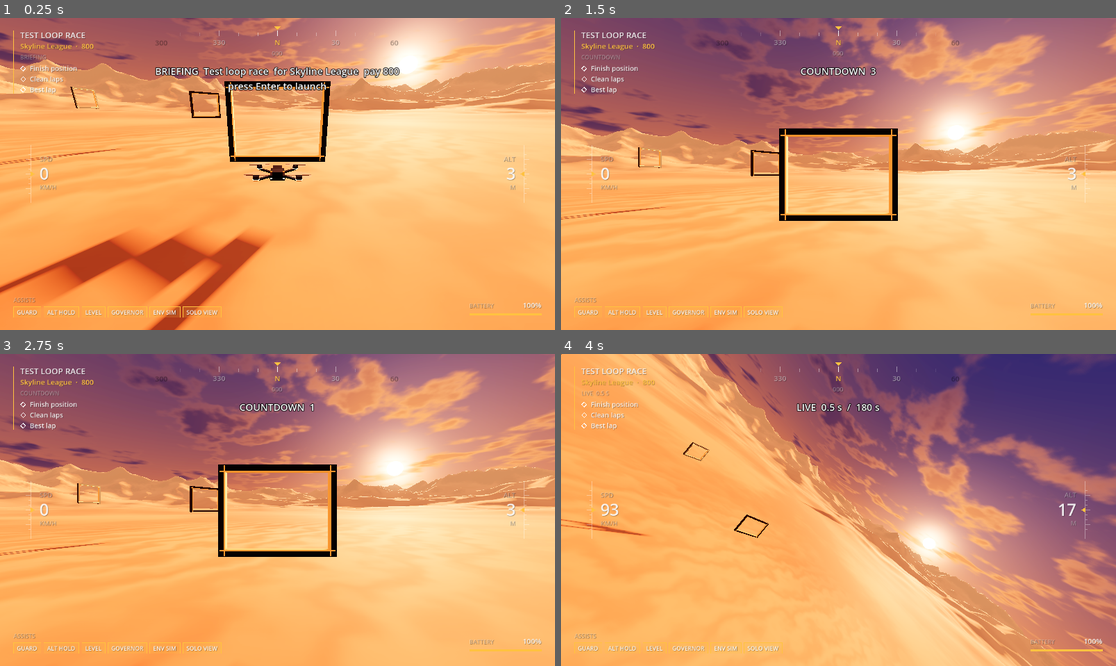
Above: before the commit, frames 1-4 (two rows, left to right).
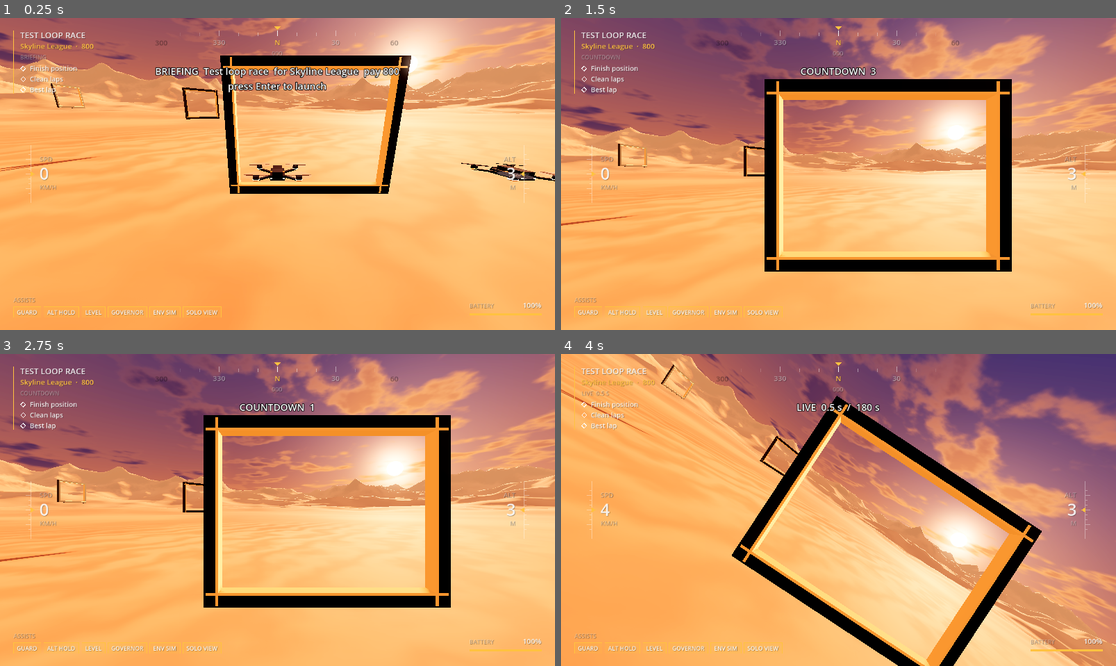
Above: after the commit, the same moments.

Repository: avdrav1/drone-sports
Game: Godot game, scene res://scenes/jobs/test_race.tscn
Same seed, same stepped clock (60 frames per second), same inputs: the game is played once before the commit and once after it. This scene is started directly instead of the project's main scene.
Inputs (mouse positions are in pixels of both pictures, inside the frame that each line leads up to):
- Up to frame 1 (0.25 s): no input
- Up to frame 2 (1.5 s): tap Enter (ui_accept) at 0.5, 0.77 s; move the mouse to (960, 158) at 0.52 s; hold Right (roll_right) 0.53-1.25 s; hold C (cycle_camera) 0.53-1.25 s; click (960, 158) at 0.67 s; tap R (reset_drone) at 1.25 s; drag from (727, 189) to (810, 236) at 1.27 s
- Up to frame 3 (2.75 s): tap K (start_race_job) at 2 s; move the mouse to (333, 441) at 2.02 s; hold Right (roll_right) from 2.03 s (still down); hold J (start_sample_job) from 2.03 s (still down)
- Up to frame 4 (4 s): release Right (roll_right) at 2.75 s; release J (start_sample_job) at 2.75 s; drag from (810, 572) to (672, 463) at 2.77 s; tap Enter (ui_accept) at 3.5, 3.77 s; move the mouse to (1005, 556) at 3.52 s; hold Left (roll_left) from 3.53 s (still down); hold K (start_race_job) from 3.53 s (still down)

The runs differ from the first frame. In frame 1, 14% of the frame differs, in the area x 0-100%, y 12-100%; in frame 2, 13%; in frame 3, 13%; in frame 4, 41%, in the area x 0-100%, y 0-100%.

Commit message:
Story 3.3: AI racers
AiPilot flies the course through the same Intent and Act 1 assists as the
player: seeded pace, lanes, avoidance, an aim clamped into the next gate,
a small per-gate clip chance, and a back-off when stuck.

Fixes a flight-model bug found here: a frozen Drone kept queuing forces,
which all fired on unfreeze (26 m/s launch after a 3 s countdown).

Co-Authored-By: Claude Opus 5.5 <noreply@anthropic.com>

Diff:
--- a/scenes/jobs/test_race.tscn
+++ b/scenes/jobs/test_race.tscn
@@ -15,6 +15,7 @@
 [ext_resource type="Script" path="res://scripts/jobs/objectives/clean_lap.gd" id="13_clean"]
 [ext_resource type="Script" path="res://scripts/jobs/objectives/best_split.gd" id="14_split"]
 [ext_resource type="Script" path="res://scripts/race/race.gd" id="15_race"]
+[ext_resource type="Script" path="res://scripts/race/ai_pilot.gd" id="16_ai"]
 
 [node name="TestRace" type="Node3D"]
 
@@ -27,11 +28,41 @@
 data = ExtResource("4_loop")
 
 [node name="Drone" parent="." node_paths=PackedStringArray("intent_source") instance=ExtResource("5_drone")]
-transform = Transform3D(1, 0, 0, 0, 1, 0, 0, 0, 1, 0, 3, -32)
+transform = Transform3D(1, 0, 0, 0, 1, 0, 0, 0, 1, -0.9, 3, -36)
 intent_source = NodePath("PilotInput")
 
 [node name="PilotInput" type="Node" parent="Drone"]
 script = ExtResource("6_input")
+
+[node name="Opponent1" parent="." node_paths=PackedStringArray("intent_source") instance=ExtResource("5_drone")]
+transform = Transform3D(1, 0, 0, 0, 1, 0, 0, 0, 1, -1.4, 3, -33)
+intent_source = NodePath("AiPilot")
+
+[node name="AiPilot" type="Node" parent="Opponent1" node_paths=PackedStringArray("course")]
+script = ExtResource("16_ai")
+course = NodePath("../../Course")
+seed = 11
+lane = -1.0
+
+[node name="Opponent2" parent="." node_paths=PackedStringArray("intent_source") instance=ExtResource("5_drone")]
+transform = Transform3D(1, 0, 0, 0, 1, 0, 0, 0, 1, 0.9, 3, -36)
+intent_source = NodePath("AiPilot")
+
+[node name="AiPilot" type="Node" parent="Opponent2" node_paths=PackedStringArray("course")]
+script = ExtResource("16_ai")
+course = NodePath("../../Course")
+seed = 12
+lane = 1.0
+
+[node name="Opponent3" parent="." node_paths=PackedStringArray("intent_source") instance=ExtResource("5_drone")]
+transform = Transform3D(1, 0, 0, 0, 1, 0, 0, 0, 1, 0.6, 3, -33)
+intent_source = NodePath("AiPilot")
+
+[node name="AiPilot" type="Node" parent="Opponent3" node_paths=PackedStringArray("course")]
+script = ExtResource("16_ai")
+course = NodePath("../../Course")
+seed = 13
+lane = 0.0
 
 [node name="CameraRig" parent="." node_paths=PackedStringArray("target") instance=ExtResource("7_rig")]
 target = NodePath("../Drone")
@@ -89,7 +120,8 @@
 course = NodePath("../../Course")
 label = "Best lap"
 
-[node name="Race" type="Node" parent="." node_paths=PackedStringArray("runner", "course")]
+[node name="Race" type="Node" parent="." node_paths=PackedStringArray("runner", "course", "opponents")]
 script = ExtResource("15_race")
 runner = NodePath("../JobRunner")
 course = NodePath("../Course")
+opponents = [NodePath("../Opponent1"), NodePath("../Opponent2"), NodePath("../Opponent3")]
--- a/scripts/drone/drone.gd
+++ b/scripts/drone/drone.gd
@@ -112,6 +112,9 @@
 		motor_thrusts = Mixer.mix(intent, max_thrust)
 	_time += delta
 	_drain_battery(delta)
+	# A frozen body keeps forces queued while frozen and releases them all on unfreeze.
+	if freeze:
+		return
 	var basis := global_transform.basis
 	var up := basis.y
 	var yaw := 0.0
--- /dev/null
+++ b/scripts/race/ai_pilot.gd
@@ -0,0 +1,165 @@
+class_name AiPilot
+extends IntentSource
+# Flies a Course like a player would: through the same Intent and assists.
+# Expects angle mode (auto-level) and altitude hold on, as in Act 1.
+# Follows a closed spline through the gate centres, aiming a little ahead.
+# Seeded: the same seed flies the same race.
+
+@export var course: Course
+@export var seed := 1
+## Cruise speed, m/s. Each racer flies a seeded fraction of it.
+@export var cruise_speed := 10.0
+## Slowest seeded pace as a fraction of cruise.
+@export var min_pace := 0.97
+## Slow wobble on speed, as a fraction.
+@export var speed_noise := 0.03
+## Chance per gate of lining up near the edge and clipping the frame.
+@export var clip_chance := 0.05
+@export var lookahead := 4.0
+## Sideways offset from the racing line, m. Keeps racers out of each other's wake.
+@export var lane := 0.0
+## Racers closer than this ahead on our line are steered around, m.
+@export var avoid_distance := 6.0
+## Below this speed for stuck_time seconds, back off and climb before carrying on.
+@export var stuck_speed := 1.0
+@export var stuck_time := 1.0
+## How long a recovery lasts, s.
+@export var recover_time := 1.0
+
+## Matches AutoLevel.max_angle: stick 1 asks for this tilt.
+const STICK_ANGLE := deg_to_rad(35.0)
+## Matches AltitudeHold.climb_rate: stick 1 asks for this climb.
+const STICK_CLIMB := 4.0
+
+var drone: Drone
+var curve := Curve3D.new()
+var pace := 1.0
+var rng := RandomNumberGenerator.new()
+var _time := 0.0
+var _phase := 0.0
+## Lateral offset (m, along the gate's x) chosen for each gate on approach.
+var _gate_offset := {}
+var _aimed_gate := -1
+var _slow_for := 0.0
+var _recover_left := 0.0
+
+func _ready() -> void:
+	drone = get_parent() as Drone
+	rng.seed = seed
+	pace = rng.randf_range(min_pace, 1.0)
+	_phase = rng.randf() * TAU
+	if course:
+		_build_curve.call_deferred()
+
+func _build_curve() -> void:
+	curve.clear_points()
+	for g in course.gates + [course.gates[0]]:
+		var fwd: Vector3 = -g.global_transform.basis.z * 6.0
+		curve.add_point(g.global_position, -fwd, fwd)
+
+func reset() -> void:
+	_gate_offset.clear()
+	_aimed_gate = -1
+	_slow_for = 0.0
+	_recover_left = 0.0
+
+func read_intent() -> Intent:
+	var intent := Intent.new()
+	if drone == null or curve.point_count < 2:
+		return intent
+	var dt := 1.0 / Engine.physics_ticks_per_second
+	_time += dt
+	var pos := drone.global_position
+	var length := curve.get_baked_length()
+	var at := curve.get_closest_offset(pos)
+	var speed := cruise_speed * pace * (1.0 + speed_noise * sin(_time * 0.7 + _phase))
+	var ahead := fmod(at + lookahead + speed * 0.3, length)
+	var target := curve.sample_baked(ahead)
+	var tangent := curve.sample_baked(fmod(ahead + 1.0, length)) - target
+	var side := Vector3(-tangent.z, 0.0, tangent.x).normalized()
+	target += side * lane * _lane_weight(pos) + _avoid(pos, target)
+	target = _keep_in_gate(pos, target) + _clip_offset(pos)
+	_slow_for = _slow_for + dt if drone.linear_velocity.length() < stuck_speed else 0.0
+	if _slow_for > stuck_time:
+		_slow_for = 0.0
+		_recover_left = recover_time
+	if _recover_left > 0.0:
+		# Stuck on something: back away from the line and climb.
+		_recover_left -= dt
+		var back := pos - (target - pos).normalized() * 3.0
+		target = Vector3(back.x, pos.y + 2.0, back.z)
+		speed = 3.0
+	# Horizontal: accelerate toward the speed we want along the line.
+	var to := target - pos
+	var dir := Vector3(to.x, 0.0, to.z).normalized()
+	var accel := (dir * speed - FlightControl.horizontal_velocity(drone)) * 2.0
+	var tilt := FlightControl.tilt_for_accel(drone, accel)
+	intent.pitch = clampf(tilt.x / STICK_ANGLE, -1.0, 1.0)
+	intent.roll = clampf(tilt.y / STICK_ANGLE, -1.0, 1.0)
+	# Vertical: ask altitude hold for a climb rate toward the line.
+	intent.throttle = clampf(to.y * 1.5 / STICK_CLIMB, -1.0, 1.0)
+	# Yaw: face where we are going.
+	var b := drone.global_transform.basis
+	var fwd := Vector3(-b.z.x, 0.0, -b.z.z).normalized()
+	var err := fwd.signed_angle_to(dir, Vector3.UP)
+	intent.yaw = clampf(-err * 2.0 + FlightControl.body_rate(drone).y * 0.3, -1.0, 1.0)
+	return intent
+
+## Steer to the side and up around racers just ahead on our line.
+func _avoid(pos: Vector3, target: Vector3) -> Vector3:
+	var dir := target - pos
+	dir.y = 0.0
+	if dir.length_squared() < 0.01:
+		return Vector3.ZERO
+	dir = dir.normalized()
+	var side := Vector3(-dir.z, 0.0, dir.x)
+	var out := Vector3.ZERO
+	for other in course.racers():
+		if other == drone:
+			continue
+		var rel: Vector3 = other.global_position - pos
+		var along := rel.dot(dir)
+		var across := rel.dot(side)
+		if along > 0.0 and along < avoid_distance and absf(across) < 1.5 and absf(rel.y) < 1.5:
+			var push := (1.5 - absf(across)) * (1.0 - along / avoid_distance)
+			out += side * (-signf(across) if across != 0.0 else 1.0) * push * 2.0 + Vector3.UP * push
+	return out
+
+## Close to the next gate, keep the aim inside its opening whatever lanes and avoidance asked.
+func _keep_in_gate(pos: Vector3, target: Vector3) -> Vector3:
+	var p = course.progress(drone)
+	if p == null:
+		return target
+	var gate: Gate = course.gates[p.next]
+	if pos.distance_to(gate.global_position) > 10.0:
+		return target
+	var local := gate.global_transform.affine_inverse() * target
+	var margin := 0.5
+	local.x = clampf(local.x, -gate.size.x * 0.5 + margin, gate.size.x * 0.5 - margin)
+	local.y = clampf(local.y, -gate.size.y * 0.5 + margin, gate.size.y * 0.5 - margin)
+	return gate.global_transform * local
+
+## Lanes narrow to the centre line near a gate so every lane fits the opening.
+func _lane_weight(pos: Vector3) -> float:
+	var p = course.progress(drone)
+	if p == null:
+		return 1.0
+	var d := pos.distance_to(course.gates[p.next].global_position)
+	return clampf((d - 3.0) / 10.0, 0.4, 1.0)
+
+## Near the next gate, shift the aim sideways if this gate was rolled as a clip.
+func _clip_offset(pos: Vector3) -> Vector3:
+	var p = course.progress(drone)
+	if p == null:
+		return Vector3.ZERO
+	var gate: Gate = course.gates[p.next]
+	if gate.index != _aimed_gate:
+		_aimed_gate = gate.index
+		if not _gate_offset.has(gate.index):
+			var clip := rng.randf() < clip_chance
+			# Body half-width is 0.2 m: this grazes the frame by a few centimetres.
+			_gate_offset[gate.index] = (gate.size.x * 0.5 - 0.17) * (1.0 if rng.randf() < 0.5 else -1.0) if clip else 0.0
+	var offset: float = _gate_offset[gate.index]
+	if offset == 0.0 or pos.distance_to(gate.global_position) > 6.0:
+		return Vector3.ZERO
+	return gate.global_transform.basis.x * offset
--- /dev/null
+++ b/tests/test_ai_racers.gd
@@ -0,0 +1,73 @@
+extends RefCounted
+# Story 3.3: AI racers fly the course through the same drone and assists as the player.
+
+const Sim = preload("res://tests/sim.gd")
+const LANES := [-1.0, 1.0, 0.0]
+const STARTS := [Vector3(-1.6, 3, -34), Vector3(1.6, 3, -34), Vector3(0, 3, -36.5)]
+
+## Runs three AI racers on the test course. Returns {times, laps, out_of_bounds}.
+func _race(seed: int) -> Dictionary:
+	var root := Node3D.new()
+	Sim.add(root)
+	var floor := StaticBody3D.new()
+	var shape := CollisionShape3D.new()
+	shape.shape = WorldBoundaryShape3D.new()
+	floor.add_child(shape)
+	root.add_child(floor)
+	var course := Course.new()
+	course.data = load("res://data/courses/test_loop.tres")
+	root.add_child(course)
+	var drones: Array[Drone] = []
+	for i in 3:
+		var d: Drone = Sim.DRONE.instantiate()
+		var ai := AiPilot.new()
+		ai.course = course
+		ai.seed = seed + i
+		ai.lane = LANES[i]
+		d.add_child(ai)
+		d.intent_source = ai
+		root.add_child(d)
+		d.assists.apply_stack(load("res://data/assists/act1.tres"))
+		d.global_position = STARTS[i]
+		course.add_racer(d)
+		drones.append(d)
+	await Sim.physics_frames(1)
+	course.start()
+	var out := 0
+	for f in 60 * 90:
+		await Sim.physics_frames(1)
+		for d in drones:
+			if not course.data.bounds.has_point(d.global_position):
+				out += 1
+		if course.finish_order.size() == 3:
+			break
+	var times := []
+	var laps := []
+	for d in drones:
+		var p = course.progress(d)
+		times.append(p.finish_time if p.finished else INF)
+		laps.append(p.lap_times.duplicate())
+	root.free()
+	return {"times": times, "laps": laps, "out_of_bounds": out}
+
+func test_opponents_finish_close_and_in_bounds() -> bool:
+	var r := await _race(100)
+	var t: Array = r.times
+	var spread: float = (t.max() - t.min()) / t.min()
+	return t.max() < INF and spread <= 0.10 and r.out_of_bounds == 0
+
+func test_lap_times_repeat_with_seed() -> bool:
+	var a := await _race(200)
+	var b := await _race(200)
+	return a.laps == b.laps and a.laps[0].size() == 2
+
+func test_race_scene_has_three_opponents() -> bool:
+	var scene: Node = Sim.add(load("res://scenes/jobs/test_race.tscn").instantiate())
+	await Sim.process_frames(3)
+	var course: Course = scene.get_node("Course")
+	var ok: bool = course.racers().size() == 4
+	for i in 3:
+		var d: Drone = scene.get_node("Opponent%d" % (i + 1))
+		ok = ok and d.intent_source is AiPilot and d.freeze
+	scene.free()
+	return ok
--- a/tests/test_drone.gd
+++ b/tests/test_drone.gd
@@ -73,3 +73,14 @@
 	var forward_speed := d.linear_velocity.dot(Vector3.FORWARD)
 	d.free()
 	return forward_speed > 0.5
+
+## Found in Story 3.3: forces queued while frozen used to fire all at once on unfreeze.
+func test_frozen_drone_queues_no_force() -> bool:
+	var d := Sim.drone(Sim.intent(0.2), Vector3(40, 50, 40))
+	d.freeze = true
+	await Sim.physics_frames(180)
+	d.freeze = false
+	await Sim.physics_frames(5)
+	var ok := d.linear_velocity.length() < 1.0 and d.angular_velocity.length() < 0.5
+	d.free()
+	return ok
Not shown, added: scripts/race/ai_pilot.gd.uid
Not shown, added: tests/test_ai_racers.gd.uid
Not shown, changed: docs/BACKLOG.md
